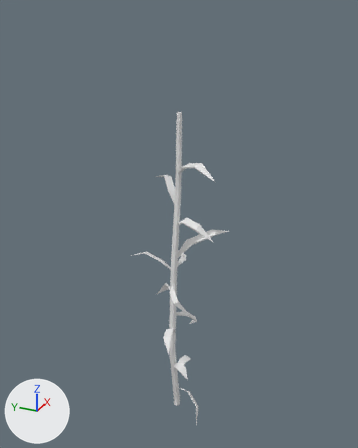
What one commit did to the FBX model Assets/Project/Models/CornPlants/Corn4.fbx.
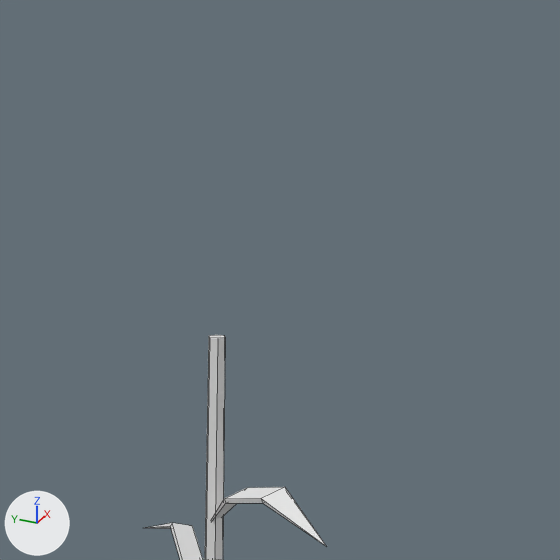
There are two pictures of each version: one whole from a 50 mm camera at (-5.61, -2.58, 6.01) aimed at (0.22, 0.04, 3.1), one close up on the part from 30% to 82% of the width and 0% to 42% of the height. The lights are fixed; the arrows at lower left show +X, +Y and +Z. The last two pictures show the newer version. The close-ups show mesh edges as thin lines. Where no turn or scale is listed for an object, it has been applied to the vertices.

Script lines for the objects in view, before the commit:
```python
me_cylinder_003 = bpy.data.meshes.new('Cylinder.003')
me_cylinder_003.from_pydata(...)  # 205 vertices, 187 faces; spans x -0.67..0.78, y -0.71..0.72, z -0.23..4.51
# before: 18 (0.1, 0.04, 4.51) at pixel (208, 335), 19 (0.13, 0.02, 4.51) at pixel (216, 334), 20 (0.13, -0.02, 4.51) at pixel (224, 335), 21 (0.1, -0.04, 4.51) at pixel (225, 337), 22 (0.07, -0.02, 4.51) at pixel (217, 338)
# before: 23 (0.07, 0.02, 4.51) at pixel (209, 337)
ob_cylinder_003 = bpy.data.objects.new('Cylinder.003', me_cylinder_003)
ob_cylinder_003.location = (0.035, 0.0, 0.178)
```
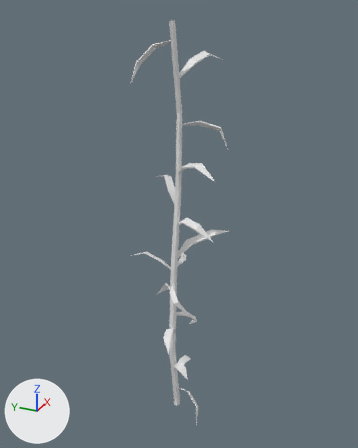
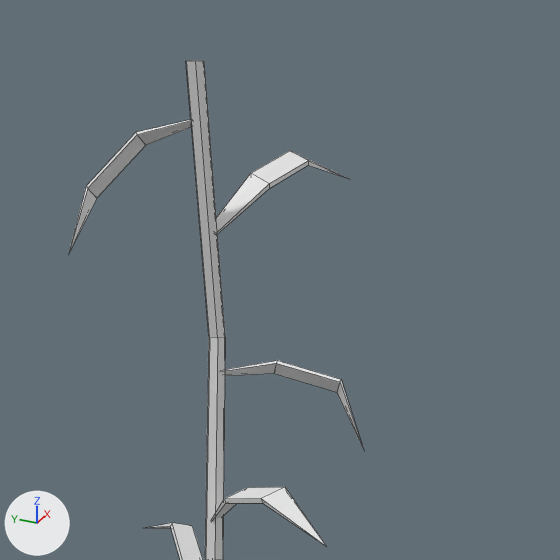
Location of each change, [x1, y1, x2, y2] in pixels of the close-ups (560 x 560 px):
'Cylinder.003', reshaped
    before: [147, 335, 326, 560]
    after: [68, 61, 363, 560]
part 1 of me_cylinder_003, added
    after: [216, 151, 349, 235]
part 2 of me_cylinder_003, added
    after: [68, 120, 191, 255]
part 3 of me_cylinder_003, added
    after: [224, 360, 363, 448]
part 4 of me_cylinder_003, built on
    before: [209, 335, 225, 338]
    after: [186, 61, 225, 338]

The change, as a list of edits to the scene's bpy script:
```text
Change me_cylinder_003:
    used by ob_cylinder_003; location = (0.035, 0.0, 0.178)
    verts and faces of me_cylinder_003; kept vertices keep their numbers, new ones are numbered from 205
    remove me_cylinder_003.from_pydata(...)  # 205 vertices, 187 faces; spans x -0.67..0.78, y -0.71..0.72, z -0.23..4.51
    add me_cylinder_003.from_pydata(...)  # 250 vertices, 229 faces; spans x -0.67..0.82, y -0.71..0.72, z -0.23..5.59
    me_cylinder_003 part 1: the loose piece of 13 vertices spanning x -0.43..0.08, y -0.71..0.0, z 3.7..3.99 is copied, and the copy is turned 104.8 degrees about the z axis through its middle, then moved by (0.59, 0.2, 1.23); it spans x 0.01..0.82, y -0.31..0.01, z 4.93..5.22
    me_cylinder_003 part 2: a new loose piece of 13 vertices spanning x -0.34..-0.04, y 0.02..0.46, z 4.87..5.38
    me_cylinder_003 part 3: a new loose piece of 13 vertices spanning x 0.08..0.24, y -0.67..-0.01, z 4.08..4.41
    me_cylinder_003 part 4
    add delete_faces([(18, 23, 22, 21, 20, 19)])
    add for new, old in zip([*range(205, 209)], [*range(18, 22)]): verts[new] = verts[old] + (-0.2, 0.0, 1.08)
    add verts[209] = (-0.14, -0.02, 5.59)  # pixel (195, 61)
    add verts[210] = (-0.14, 0.02, 5.59)  # pixel (186, 61)
    add faces += [(22, 209, 210, 23), (205, 210, 209, 208, 207, 206), (20, 207, 208, 21), (18, 205, 206, 19), (18, 23, 210, 205), (21, 208, 209, 22)]
    add faces += [(19, 206, 207, 20)]
```
